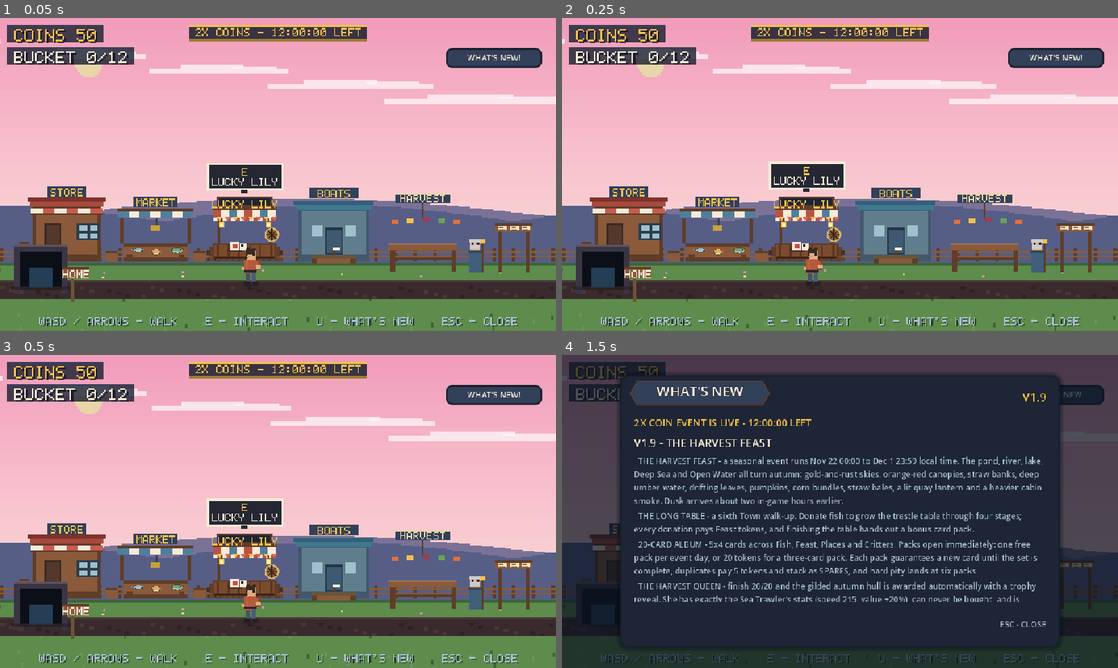
Above: before the commit, frames 1-4 (two rows, left to right).
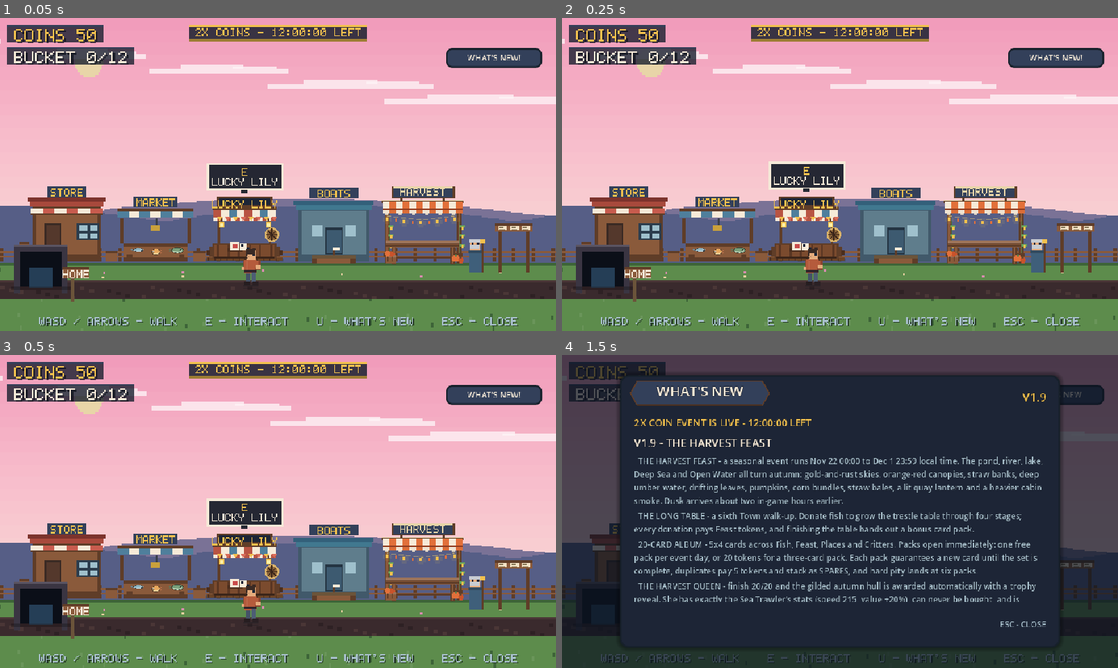
Above: after the commit, the same moments.

Repository: timmywwe13-hub/simple
Game: Godot game, scene res://town.tscn
The game is run twice, just before and just after one commit, with the same random seed, the same clock (stepped at 60 frames per second) and the same inputs. This scene is started directly instead of the project's main scene.
Inputs:
- Up to frame 1 (0.05 s): no input
- Up to frame 2 (0.25 s): no input
- Up to frame 3 (0.5 s): no input
- Up to frame 4 (1.5 s): click "WHAT'S NEW!" at 0.5 s; click "WHAT'S NEW" at 1.25 s

The runs differ from the first frame. In frame 1, 2.0% of the frame differs, in the area x 68-84%, y 53-82%; in frame 2, 2.0%; in frame 3, 2.0%; in frame 4, nothing differs.

Commit message:
Polish the Harvest Feast stall art

Diff:
--- a/scripts/harvest_table.gd
+++ b/scripts/harvest_table.gd
@@ -11,7 +11,7 @@
 
 
 func art_height() -> float:
-	return 96.0
+	return 140.0
 
 
 func prompt_label() -> String:
@@ -50,41 +50,161 @@
 
 func _draw() -> void:
 	var stage := GameState.harvest_table_stage()
+	var bob := sin(Time.get_ticks_msec() / 1000.0 * 1.7) * 0.8
+	var top_y := -38.0 + bob * 0.4
+	_draw_stall(bob)
+	_draw_table(top_y, stage)
+	_draw_food(top_y, stage)
+	_draw_produce()
+	draw_prompt()
+
+
+## A proper festival stall around the table: posts, a striped awning, a
+## mounted HARVEST sign and warm bulbs. The sign used to float on a thin
+## post, which read as scenery rather than a shop.
+func _draw_stall(bob: float) -> void:
+	var beam_y := -112.0 + bob
 	var wood := GameTheme.WOOD
 	var dark := GameTheme.WOOD_DARK
-	var bob := sin(Time.get_ticks_msec() / 1000.0 * 1.7) * 1.0
-	var top_y := -34.0 + bob
-	# trestle legs and plank top
-	_pixel_rect(Rect2(-58.0, top_y + 12.0, 7.0, 40.0), dark)
-	_pixel_rect(Rect2(51.0, top_y + 12.0, 7.0, 40.0), dark)
-	_pixel_rect(Rect2(-52.0, top_y + 26.0, 104.0, 4.0), dark)
-	_pixel_rect(Rect2(-62.0, top_y, 124.0, 12.0), wood)
-	_pixel_rect(Rect2(-62.0, top_y, 124.0, 3.0), wood.lightened(0.16))
+	# posts and feet
+	for px in [-68.0, 61.0]:
+		_pixel_rect(Rect2(px, beam_y + 4.0, 7.0, 110.0), dark)
+		_pixel_rect(Rect2(px + 2.0, beam_y + 4.0, 3.0, 106.0), wood)
+		_pixel_rect(Rect2(px - 3.0, -17.0, 13.0, 5.0), dark)
+	# ridge beam
+	_pixel_rect(Rect2(-74.0, beam_y, 148.0, 5.0), dark)
+	_pixel_rect(Rect2(-74.0, beam_y, 148.0, 2.0), GameTheme.WHEAT)
+	# cream/pumpkin awning stripes
+	var aw := beam_y + 5.0
+	for i in range(12):
+		var c: Color = GameTheme.CREAM if i % 2 == 0 else GameTheme.PUMPKIN
+		_pixel_rect(Rect2(-72.0 + float(i) * 12.0, aw, 12.0, 11.0), c)
+	_pixel_rect(Rect2(-72.0, aw + 11.0, 144.0, 2.0), GameTheme.EMBER.darkened(0.28))
+	for i in range(12):
+		var c: Color = GameTheme.CREAM if i % 2 == 0 else GameTheme.PUMPKIN
+		_pixel_rect(Rect2(-72.0 + float(i) * 12.0, aw + 13.0, 12.0, 6.0), c.darkened(0.03))
+		if i % 2 == 0:
+			_pixel_rect(Rect2(-72.0 + float(i) * 12.0 + 3.0, aw + 19.0, 6.0, 3.0),
+					c.darkened(0.10))
+	# mounted sign
+	_pixel_rect(Rect2(-56.0, beam_y - 24.0, 112.0, 22.0), GameTheme.PANEL_LIGHT)
+	_pixel_rect(Rect2(-56.0, beam_y - 24.0, 112.0, 3.0), GameTheme.WHEAT)
+	_pixel_rect(Rect2(-56.0, beam_y - 24.0, 3.0, 22.0), dark)
+	_pixel_rect(Rect2(53.0, beam_y - 24.0, 3.0, 22.0), dark)
+	_pixel_rect(Rect2(-56.0, beam_y - 4.0, 112.0, 2.0), dark)
+	_pixel_rect(Rect2(-40.0, beam_y - 3.0, 4.0, 6.0), dark)
+	_pixel_rect(Rect2(36.0, beam_y - 3.0, 4.0, 6.0), dark)
+	PixFont.draw_text_centered(self, 0.0, beam_y - 21.0, "HARVEST", GameTheme.WHEAT, 2, 1)
+	# warm bulbs under the awning
+	var wire := GameTheme.WHEAT.darkened(0.28)
+	var wy := aw + 25.0
+	draw_line(Vector2(-64.0, wy), Vector2(0.0, wy + 7.0), wire, 1.0)
+	draw_line(Vector2(0.0, wy + 7.0), Vector2(57.0, wy), wire, 1.0)
+	for i in range(9):
+		var f := float(i) / 8.0
+		var bx := lerpf(-64.0, 57.0, f)
+		var by := wy + sin(f * PI) * 7.0
+		var bulb: Color = GameTheme.GOLD if i % 2 == 0 else GameTheme.PUMPKIN
+		_pixel_rect(Rect2(bx - 2.0, by + 2.0, 4.0, 5.0), bulb)
+		if i % 2 == 0:
+			_draw_pixel_circle(Vector2(bx, by + 4.0), 8.0,
+					Color(bulb.r, bulb.g, bulb.b, 0.10), 4.0)
+	# corn stalks lashed to the posts
+	for side in [-1, 1]:
+		var cx := -61.0 if side < 0 else 66.0
+		_pixel_rect(Rect2(cx, beam_y + 38.0, 2.0, 58.0), GameTheme.LEAF.darkened(0.30))
+		for i in range(3):
+			_pixel_rect(Rect2(cx - 1.0, beam_y + 46.0 + float(i) * 17.0, 9.0, 3.0),
+					GameTheme.LEAF)
+			_pixel_rect(Rect2(cx + 3.0, beam_y + 48.0 + float(i) * 17.0, 3.0, 6.0),
+					GameTheme.GOLD)
+
+
+## The trestle table itself: legs, plank top, and a cloth that grows in with
+## the table stage so a finished table reads as a feast rather than a bench.
+func _draw_table(top_y: float, stage: int) -> void:
+	var wood := GameTheme.WOOD
+	var dark := GameTheme.WOOD_DARK
+	for tx in [-56.0, 49.0]:
+		_pixel_rect(Rect2(tx, top_y + 12.0, 7.0, 30.0), dark)
+		_pixel_rect(Rect2(tx + 2.0, top_y + 12.0, 3.0, 28.0), wood)
+	_pixel_rect(Rect2(-56.0, top_y + 29.0, 112.0, 4.0), dark)
+	_pixel_rect(Rect2(-66.0, top_y, 132.0, 12.0), wood)
+	_pixel_rect(Rect2(-66.0, top_y, 132.0, 3.0), wood.lightened(0.16))
+	for i in range(2):
+		_pixel_rect(Rect2(-66.0, top_y + 5.0 + float(i) * 3.0, 132.0, 1.0), dark)
 	if stage >= 1:
-		_pixel_rect(Rect2(-64.0, top_y - 1.0, 128.0, 5.0), GameTheme.WHEAT)
+		_pixel_rect(Rect2(-64.0, top_y - 2.0, 128.0, 10.0), GameTheme.CREAM)
+		_pixel_rect(Rect2(-64.0, top_y + 8.0, 128.0, 18.0), GameTheme.CREAM.darkened(0.04))
+		_pixel_rect(Rect2(-64.0, top_y + 8.0, 128.0, 2.0), GameTheme.WHEAT.darkened(0.18))
+		for i in range(8):
+			_pixel_rect(Rect2(-64.0 + float(i) * 16.0 + 2.0, top_y + 26.0, 12.0, 4.0),
+					GameTheme.CREAM.darkened(0.04))
+		_pixel_rect(Rect2(-46.0, top_y - 3.0, 92.0, 5.0), GameTheme.WHEAT)
+		_pixel_rect(Rect2(-46.0, top_y - 3.0, 92.0, 2.0), GameTheme.WHEAT.lightened(0.16))
+
+
+func _draw_food(top_y: float, stage: int) -> void:
+	var surface := top_y - 5.0
+	if stage >= 1:
+		_draw_plate(-38.0, surface, GameTheme.PUMPKIN)
+		_draw_plate(14.0, surface, GameTheme.LEAF)
 	if stage >= 2:
-		for i in range(3):
-			_draw_pixel_circle(Vector2(-32.0 + float(i) * 32.0, top_y - 4.0), 6.0, GameTheme.PAPER, 2.0)
+		_draw_plate(44.0, surface, GameTheme.CRANBERRY)
+		_draw_pie(-56.0, surface)
 	if stage >= 3:
-		_draw_pixel_circle(Vector2(0.0, top_y - 10.0), 9.0, GameTheme.GOLD, 3.0)
-		_pixel_rect(Rect2(-2.0, top_y - 22.0, 4.0, 10.0), GameTheme.CREAM)
-		_pixel_rect(Rect2(-5.0, top_y - 26.0, 10.0, 4.0), GameTheme.EMBER)
+		# centerpiece bowl and two candles
+		_draw_pixel_circle(Vector2(0.0, surface - 3.0), 11.0, GameTheme.GOLD.darkened(0.08), 3.0)
+		_draw_pixel_circle(Vector2(0.0, surface - 3.0), 8.0, GameTheme.HUSK, 3.0)
+		for i in range(4):
+			_draw_pixel_circle(Vector2(-5.0 + float(i) * 3.5, surface - 5.0), 3.0,
+					[GameTheme.PUMPKIN, GameTheme.GOLD, GameTheme.CRANBERRY, GameTheme.LEAF][i], 2.0)
+		_draw_candle(-27.0, surface, 15.0)
+		_draw_candle(27.0, surface, 15.0)
 	if stage >= 4:
-		_draw_pixel_circle(Vector2(-44.0, top_y - 10.0), 7.0, GameTheme.PUMPKIN, 2.0)
-		_draw_pixel_circle(Vector2(44.0, top_y - 10.0), 7.0, GameTheme.PUMPKIN, 2.0)
-		_pixel_rect(Rect2(-42.0, top_y - 30.0, 2.0, 20.0), GameTheme.GOLD)
-		_pixel_rect(Rect2(40.0, top_y - 30.0, 2.0, 20.0), GameTheme.GOLD)
-	# bunting over the table
-	for i in range(5):
-		var fx := -56.0 + float(i) * 28.0
-		var fc: Color = [GameTheme.PUMPKIN, GameTheme.GOLD, GameTheme.CRANBERRY, GameTheme.LEAF][i % 4]
-		_pixel_rect(Rect2(fx, top_y - 46.0 + absf(float(i) - 2.0) * 2.0, 12.0, 8.0), fc)
-	# signpost
-	_pixel_rect(Rect2(-2.0, top_y - 84.0, 4.0, 40.0), dark)
-	_pixel_rect(Rect2(-50.0, top_y - 90.0, 100.0, 18.0), GameTheme.PANEL_LIGHT)
-	_pixel_rect(Rect2(-50.0, top_y - 90.0, 100.0, 3.0), GameTheme.WHEAT)
-	PixFont.draw_text_centered(self, 0.0, top_y - 87.0, "HARVEST", GameTheme.WHEAT, 2, 1)
-	draw_prompt()
+		_draw_pixel_circle(Vector2(-58.0, surface - 2.0), 7.0, GameTheme.PUMPKIN, 2.0)
+		_pixel_rect(Rect2(-60.0, surface - 10.0, 3.0, 4.0), GameTheme.LEAF.darkened(0.25))
+		_draw_pixel_circle(Vector2(58.0, surface - 2.0), 7.0, GameTheme.EMBER, 2.0)
+		_pixel_rect(Rect2(56.0, surface - 10.0, 3.0, 4.0), GameTheme.LEAF.darkened(0.25))
+		# leaf garland along the cloth
+		for i in range(9):
+			var lx := -60.0 + float(i) * 15.0
+			var lc: Color = [GameTheme.PUMPKIN, GameTheme.GOLD, GameTheme.EMBER, GameTheme.LEAF][i % 4]
+			_pixel_rect(Rect2(lx, top_y + 12.0 + sin(float(i) * 1.4) * 2.0, 6.0, 3.0), lc)
+
+
+func _draw_plate(x: float, y: float, food: Color) -> void:
+	_draw_pixel_circle(Vector2(x, y), 8.0, GameTheme.PAPER, 2.0)
+	_draw_pixel_circle(Vector2(x, y), 5.0, GameTheme.CREAM, 2.0)
+	_draw_pixel_circle(Vector2(x, y), 2.0, food, 2.0)
+
+
+func _draw_pie(x: float, y: float) -> void:
+	_draw_pixel_circle(Vector2(x, y), 9.0, GameTheme.WHEAT.darkened(0.12), 2.0)
+	_draw_pixel_circle(Vector2(x, y), 7.0, GameTheme.GOLD, 2.0)
+	for i in range(3):
+		_pixel_rect(Rect2(x - 5.0 + float(i) * 4.0, y - 5.0, 2.0, 10.0), GameTheme.HUSK)
+
+
+func _draw_candle(x: float, y: float, height: float) -> void:
+	_pixel_rect(Rect2(x - 2.0, y - height, 4.0, height), GameTheme.CREAM)
+	_pixel_rect(Rect2(x - 1.0, y - height - 3.0, 2.0, 3.0), GameTheme.GOLD)
+	_pixel_rect(Rect2(x, y - height - 4.0, 2.0, 2.0), GameTheme.EMBER)
+
+
+## Crates and pumpkins tucked under the table ends, inside the stall footprint
+## so the display stays clear of the Boat Dealer and Quest Giver on phones.
+func _draw_produce() -> void:
+	_pixel_rect(Rect2(-66.0, -13.0, 18.0, 13.0), GameTheme.WOOD)
+	_pixel_rect(Rect2(-66.0, -13.0, 18.0, 3.0), GameTheme.WOOD.lightened(0.14))
+	_pixel_rect(Rect2(-64.0, -10.0, 2.0, 10.0), GameTheme.WOOD_DARK)
+	_pixel_rect(Rect2(-56.0, -10.0, 2.0, 10.0), GameTheme.WOOD_DARK)
+	_draw_pixel_circle(Vector2(-63.0, -16.0), 5.0, GameTheme.PUMPKIN, 2.0)
+	_draw_pixel_circle(Vector2(-55.0, -15.0), 4.0, GameTheme.EMBER, 2.0)
+	_draw_pixel_circle(Vector2(59.0, -7.0), 7.0, GameTheme.PUMPKIN, 3.0)
+	_draw_pixel_circle(Vector2(68.0, -5.0), 5.0, GameTheme.EMBER, 2.0)
+	_pixel_rect(Rect2(57.0, -15.0, 3.0, 4.0), GameTheme.LEAF.darkened(0.2))
+	_pixel_rect(Rect2(66.0, -11.0, 3.0, 4.0), GameTheme.HUSK)
 
 
 ## ---------------------------------------------------------------------------
Not shown, changed: build/web/index.pck
